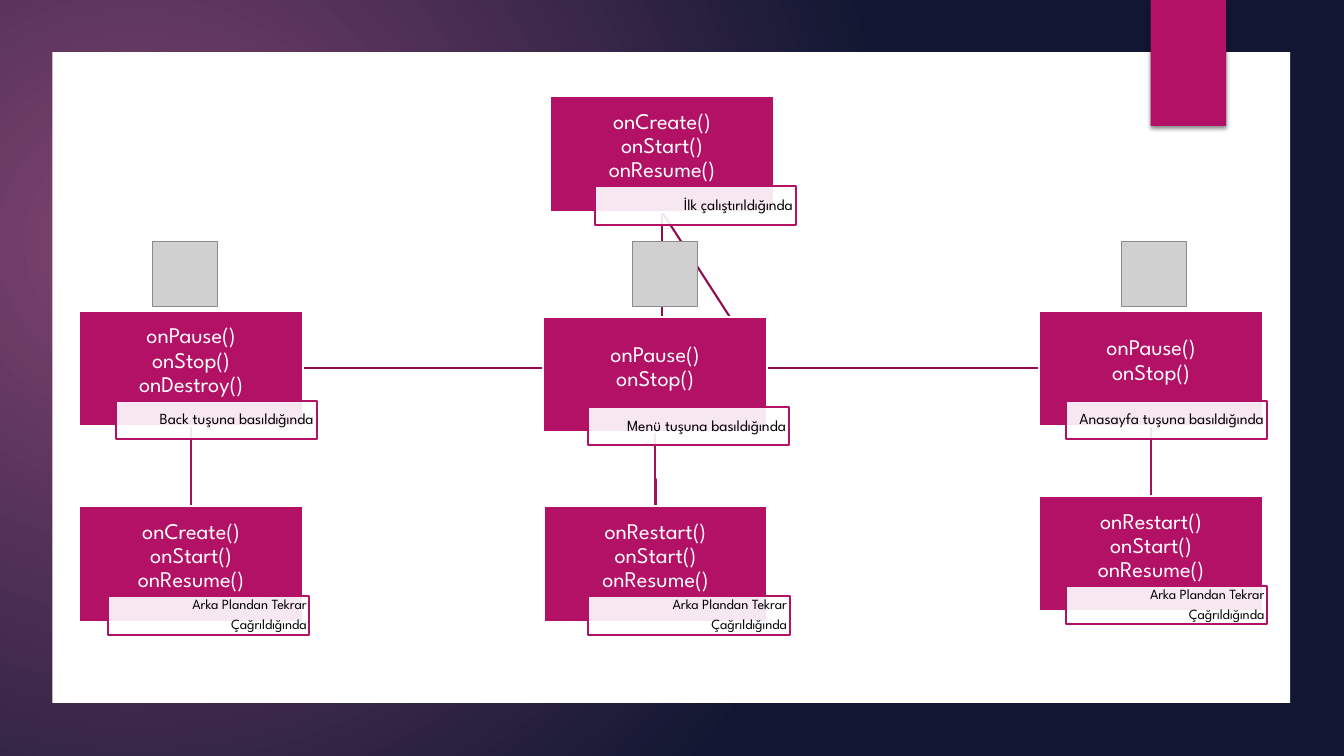
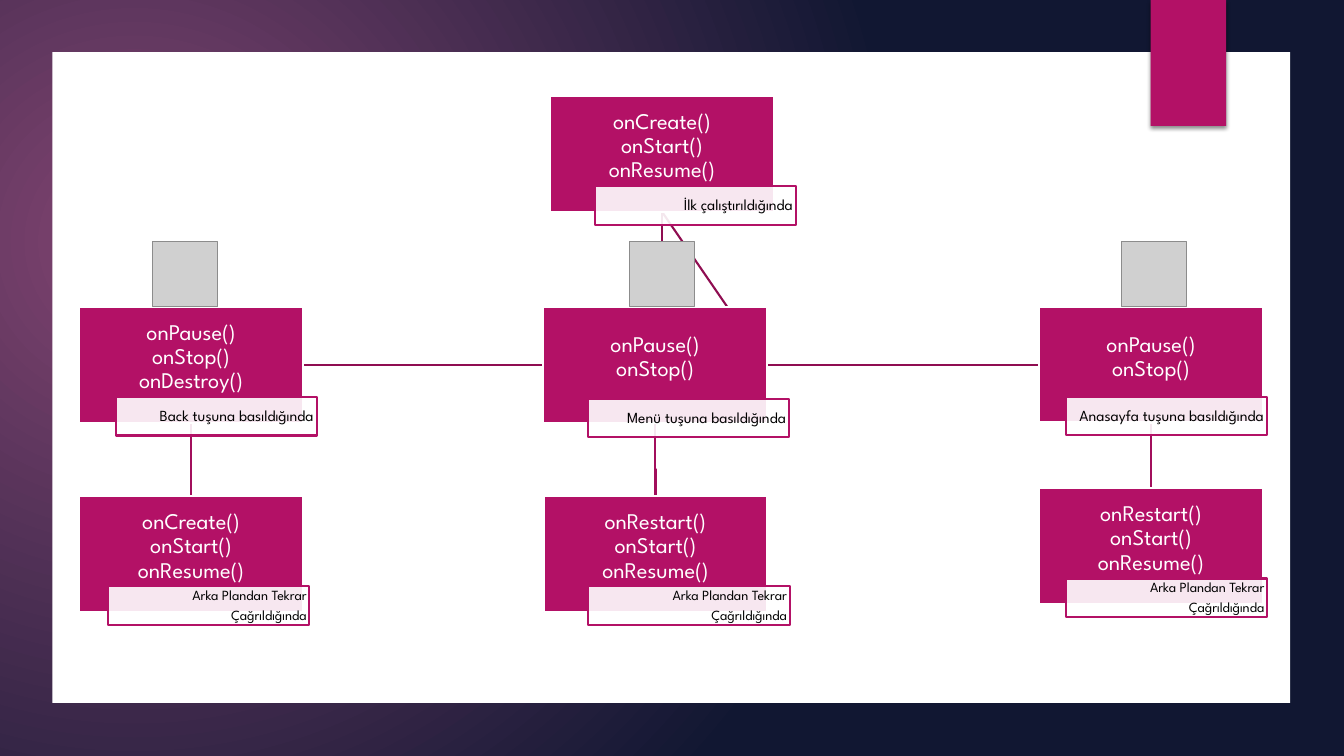
Before and after one commit to simgesengun/UpSchoolLesson, a slide deck: slide 4 of Android Çalışma Yapısı.pptx. Drawn at 1344x756 pixels with LibreOffice and Linux fonts; fonts in the diff are those of the drawing; grey boxes stand for pictures; background and template pictures are left out. Boxes give left, top, right and bottom in pixels: in the first picture for what was removed or moved away, otherwise in the second. Text is boxed around its words. In the diff, an @@ line names an element or a change of style, - is before the commit and + after.

```diff
--- a/Android Çalışma Yapısı.pptx
+++ b/Android Çalışma Yapısı.pptx
@@ freeform shape at (303, 212, 662, 365): outline redrawn @@
@@ freeform shape at (662, 212, 1040, 365): outline redrawn @@
@@ freeform shape: place and size @@
-freeform shape at (662, 212, 767, 374)
+freeform shape at (662, 212, 767, 365)
@@ 4 texts, 4 rectangles: place and size @@
-4 texts, 4 rectangles at (80, 311, 1267, 625)
+4 texts, 4 rectangles at (80, 307, 1267, 617)
@@ freeform shape: place and size @@
-freeform shape at (187, 426, 197, 506)
+freeform shape at (187, 422, 197, 496)
@@ freeform shape: place and size @@
-freeform shape at (1146, 426, 1156, 496)
+freeform shape at (1146, 422, 1156, 488)
@@ 6 texts, 6 rectangles, 1 freeform shape: place and size @@
-6 texts, 6 rectangles, 1 freeform shape at (80, 317, 1263, 635)
+6 texts, 6 rectangles, 1 freeform shape at (80, 307, 1263, 625)
```
